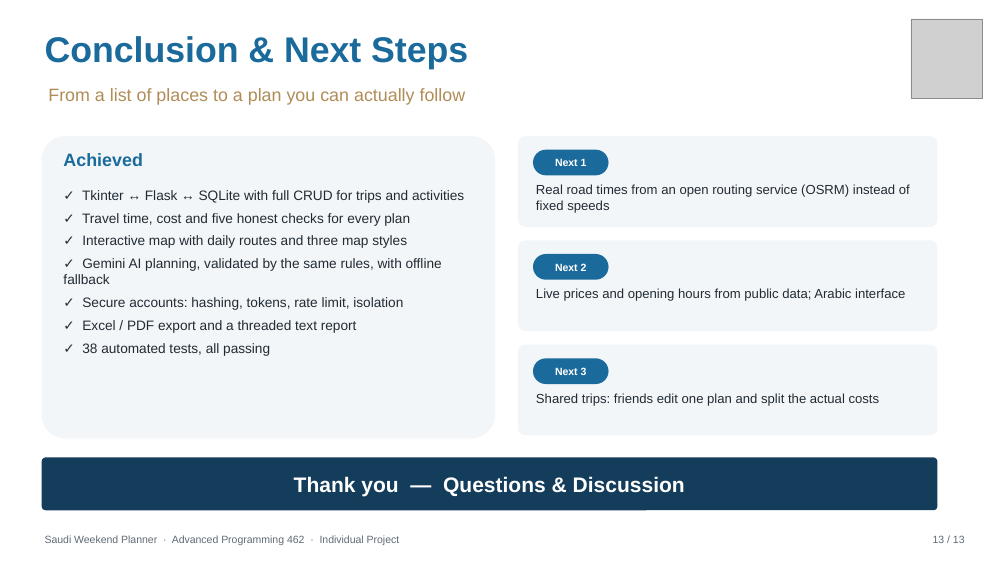
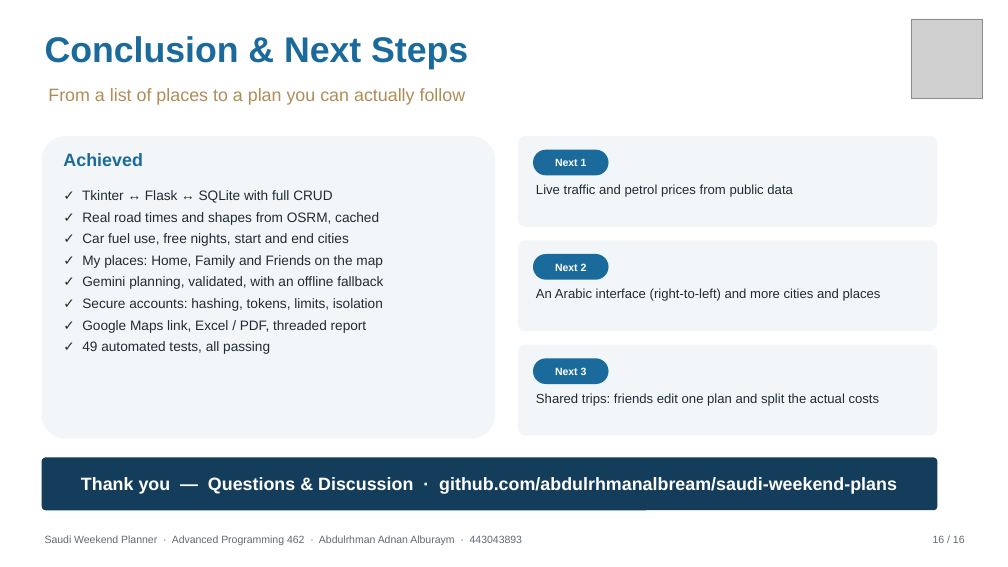
Before and after one commit to abdulrhmanalbream/saudi-weekend-plans, a slide deck: slide 16 of docs/Saudi_Weekend_Planner_Presentation.pptx (slide 13 before the commit). Drawn at 1008x567 pixels with LibreOffice and Linux fonts; fonts in the diff are those of the drawing; grey boxes stand for pictures. Boxes give left, top, right and bottom in pixels: in the first picture for what was removed or moved away, otherwise in the second. Text is boxed around its words. In the diff, an @@ line names an element or a change of style, - is before the commit and + after.

Commit message:
Update README, presentation, report and screenshots for the final version

```diff
--- a/docs/Saudi_Weekend_Planner_Presentation.pptx
+++ b/docs/Saudi_Weekend_Planner_Presentation.pptx
@@ text at [82,190,383,354]: text changed @@
-✓ Tkinter ↔ Flask ↔ SQLite with full CRUD for trips and activities
-✓ Travel time, cost and five honest checks for every plan
-✓ Interactive map with daily routes and three map styles
-✓ Gemini AI planning, validated by the same rules, with offline fallback
-✓ Secure accounts: hashing, tokens, rate limit, isolation
-✓ Excel / PDF export and a threaded text report
-✓ 38 automated tests, all passing
+✓ Tkinter ↔ Flask ↔ SQLite with full CRUD
+✓ Real road times and shapes from OSRM, cached
+✓ Car fuel use, free nights, start and end cities
+✓ My places: Home, Family and Friends on the map
+✓ Gemini planning, validated, with an offline fallback
+✓ Secure accounts: hashing, tokens, limits, isolation
+✓ Google Maps link, Excel / PDF, threaded report
+✓ 49 automated tests, all passing
@@ text at [536,184,793,197]: text changed @@
-Real road times from an open routing service (OSRM) instead of fixed speeds
+Live traffic and petrol prices from public data
@@ text at [536,288,881,301]: text changed @@
-Live prices and opening hours from public data; Arabic interface
+An Arabic interface (right-to-left) and more cities and places
@@ text at [81,477,897,494]: text changed; size 20 to 17 pt @@
-Thank you — Questions & Discussion
+Thank you — Questions & Discussion · github.com/abdulrhmanalbream/saudi-weekend-plans
@@ text at [45,535,522,545]: text changed @@
-Saudi Weekend Planner · Advanced Programming 462 · Individual Project
+Saudi Weekend Planner · Advanced Programming 462 · Abdulrhman Adnan Alburaym · 443043893
@@ text at [933,535,965,543]: text changed @@
-13 / 13
+16 / 16
```
Also in this commit, not shown: 9 other slides changed, 6 slides added, 3 slides removed, 17 other files.
